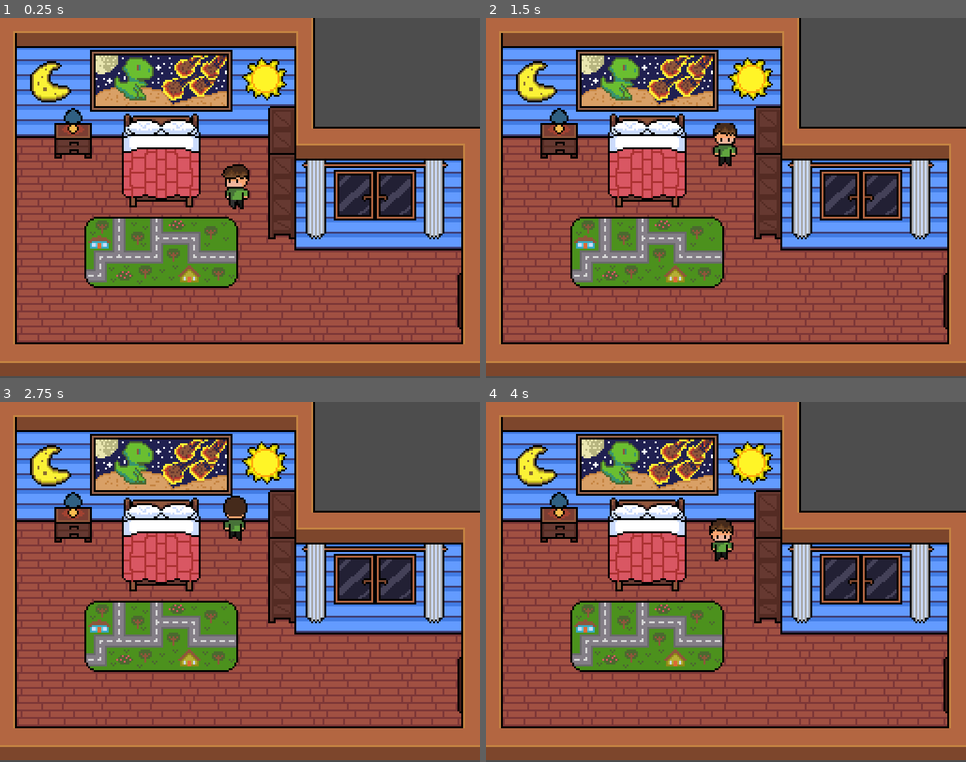
Above: before the commit, frames 1-4 (two rows, left to right).
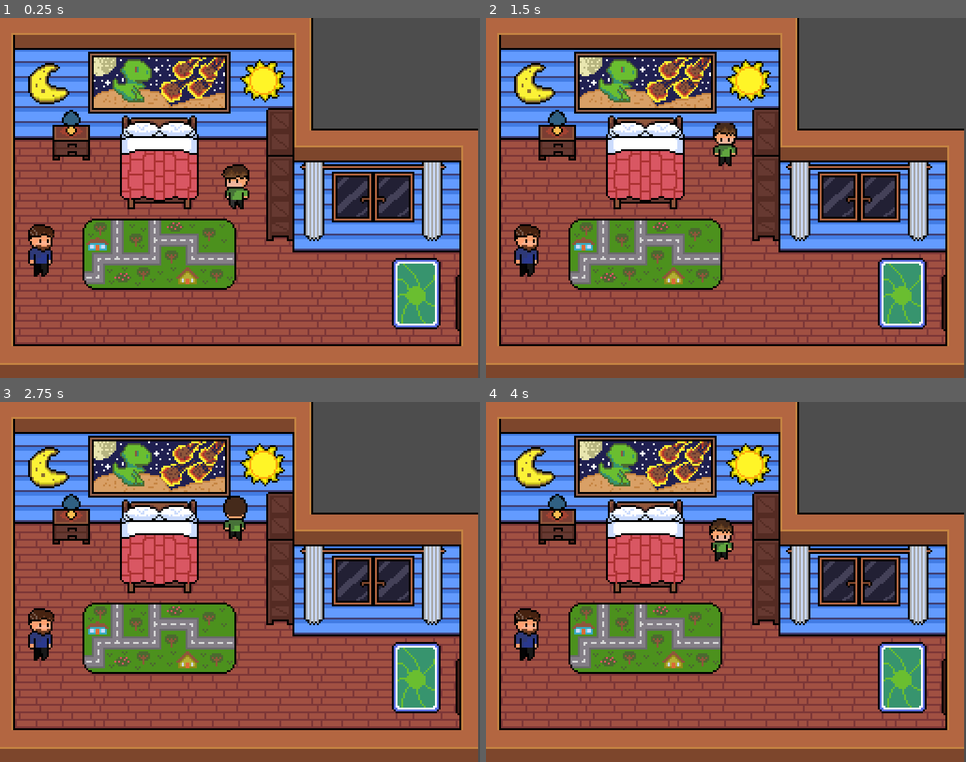
Above: after the commit, the same moments.

Repository: c-salviato/hardwaregame
Game: Godot game, scene res://Fases/FaseInicial.tscn
Same seed, same stepped clock (60 frames per second), same inputs: the game is played once before the commit and once after it. The engine's default icon, where the game draws it, is replaced by a stand-in: a white triangle on a blue panel in a dark square.
Inputs:
- Up to frame 1 (0.25 s): no input
- Up to frame 2 (1.5 s): tap Enter (ui_accept) at 0.5, 0.77 s; hold W (andar_cima) 0.53-1.28 s; tap E (interagir, bound only after the commit) at 0.6 s; hold S (andar_baixo) from 1.28 s (still down); tap D (andar_dir) at 1.35 s
- Up to frame 3 (2.75 s): tap Enter (ui_accept) at 1.52 s; tap E (interagir, bound only after the commit) at 1.55, 2.3 s; release S (andar_baixo) at 2.03 s; hold W (andar_cima) from 2.03 s (still down); tap A (andar_esq) at 2.1 s
- Up to frame 4 (4 s): tap E (interagir, bound only after the commit) at 2.85, 3.6 s; tap Enter (ui_accept) at 3.02, 3.77 s; release W (andar_cima) at 3.53 s; hold S (andar_baixo) from 3.53 s (still down)

The runs differ from the first frame. In frame 1, 42% of the frame differs, in the area x 0-100%, y 0-100%; in frame 2, 42%; in frame 3, 42%; in frame 4, 42%.

Commit message:
criando estrutura de seleção de fase
foi criado a estrutura de seleção de fase, tambem aproveitei e inseri o personagem pai e o portal funcionando para acessar as 6 fases, puxando os ícones quando apertado  a tecla"E"

Diff:
--- a/techquest/Dialogo/DialogScreen.tscn
+++ b/techquest/EstruturasTSCN/DialogScreen.tscn
@@ -1,6 +1,6 @@
 [gd_scene format=3 uid="uid://bfb660loc3io6"]
 
-[ext_resource type="Script" uid="uid://dfgcdg5ovt483" path="res://cenario/tela_dialogo.gd" id="1_2n4yd"]
+[ext_resource type="Script" uid="uid://dfgcdg5ovt483" path="res://scripts/dialogo/tela_dialogo.gd" id="1_2n4yd"]
 [ext_resource type="FontFile" uid="uid://c3ksgjhny4rqw" path="res://fontes/bookxel.ttf" id="1_p5i70"]
 
 [sub_resource type="LabelSettings" id="LabelSettings_2n4yd"]
--- /dev/null
+++ b/techquest/EstruturasTSCN/TelaDialogo.tscn
@@ -0,0 +1,10 @@
+[gd_scene format=3 uid="uid://xlp7xrsvmf6v"]
+
+[ext_resource type="Script" uid="uid://dfgcdg5ovt483" path="res://scripts/dialogo/tela_dialogo.gd" id="1_8gmfi"]
+
+[node name="DialogScreen" type="Control" unique_id=671776013]
+layout_mode = 3
+anchors_preset = 0
+offset_right = 40.0
+offset_bottom = 40.0
+script = ExtResource("1_8gmfi")
--- /dev/null
+++ b/techquest/EstruturasTSCN/TelaMenu.tscn
@@ -0,0 +1,79 @@
+[gd_scene format=3 uid="uid://clt28mkha8p5k"]
+
+[ext_resource type="Texture2D" uid="uid://egut84k7bvyt" path="res://assets/sprites/GUI/menu_portal/spritesheet_motherboard.png" id="1_li2s8"]
+[ext_resource type="Script" uid="uid://cla2b22ungiwo" path="res://scripts/Lobby/SelecaoFase.gd" id="1_we6hv"]
+
+[sub_resource type="AtlasTexture" id="AtlasTexture_we6hv"]
+atlas = ExtResource("1_li2s8")
+region = Rect2(0, 0, 11, 0)
+
+[sub_resource type="AtlasTexture" id="AtlasTexture_yugpj"]
+atlas = ExtResource("1_li2s8")
+region = Rect2(11, 0, 11, 13)
+
+[node name="CenaMenu" type="Control" unique_id=2027621362]
+layout_mode = 3
+anchors_preset = 15
+anchor_right = 1.0
+anchor_bottom = 1.0
+grow_horizontal = 2
+grow_vertical = 2
+script = ExtResource("1_we6hv")
+
+[node name="FundoMenu" type="ColorRect" parent="." unique_id=1507258044]
+custom_minimum_size = Vector2(256, 20)
+layout_mode = 1
+anchors_preset = 7
+anchor_left = 0.5
+anchor_top = 1.0
+anchor_right = 0.5
+anchor_bottom = 1.0
+offset_left = -129.0
+offset_top = -40.0
+offset_right = 127.0
+grow_horizontal = 2
+grow_vertical = 0
+color = Color(0, 0, 0, 0.6)
+
+[node name="CenterContainer" type="CenterContainer" parent="FundoMenu" unique_id=633620215]
+layout_mode = 0
+offset_right = 257.0
+offset_bottom = 40.0
+
+[node name="GridContainer" type="GridContainer" parent="FundoMenu/CenterContainer" unique_id=184240137]
+light_mask = 0
+visibility_layer = 63
+layout_mode = 2
+theme_override_constants/h_separation = 30
+theme_override_constants/v_separation = 12
+columns = 6
+
+[node name="Fase1" type="TextureButton" parent="FundoMenu/CenterContainer/GridContainer" unique_id=1089925437]
+layout_mode = 2
+texture_normal = SubResource("AtlasTexture_we6hv")
+texture_hover = SubResource("AtlasTexture_yugpj")
+
+[node name="Fase2" type="TextureButton" parent="FundoMenu/CenterContainer/GridContainer" unique_id=1979786911]
+layout_mode = 2
+texture_normal = SubResource("AtlasTexture_we6hv")
+texture_hover = SubResource("AtlasTexture_yugpj")
+
+[node name="Fase3" type="TextureButton" parent="FundoMenu/CenterContainer/GridContainer" unique_id=1994629405]
+layout_mode = 2
+texture_normal = SubResource("AtlasTexture_we6hv")
+texture_hover = SubResource("AtlasTexture_yugpj")
+
+[node name="Fase4" type="TextureButton" parent="FundoMenu/CenterContainer/GridContainer" unique_id=822438700]
+layout_mode = 2
+texture_normal = SubResource("AtlasTexture_we6hv")
+texture_hover = SubResource("AtlasTexture_yugpj")
+
+[node name="Fase5" type="TextureButton" parent="FundoMenu/CenterContainer/GridContainer" unique_id=1825818279]
+layout_mode = 2
+texture_normal = SubResource("AtlasTexture_we6hv")
+texture_hover = SubResource("AtlasTexture_yugpj")
+
+[node name="Fase6" type="TextureButton" parent="FundoMenu/CenterContainer/GridContainer" unique_id=551006871]
+layout_mode = 2
+texture_normal = SubResource("AtlasTexture_we6hv")
+texture_hover = SubResource("AtlasTexture_yugpj")
--- a/techquest/Fases/FaseInicial.tscn
+++ b/techquest/Fases/FaseInicial.tscn
@@ -1,9 +1,13 @@
 [gd_scene format=3 uid="uid://cwpjjstto1s2x"]
 
-[ext_resource type="Script" uid="uid://25bimjhfpwwr" path="res://Fases/fase_inicial.gd" id="1_p1far"]
+[ext_resource type="Script" uid="uid://25bimjhfpwwr" path="res://scripts/Lobby/fase_inicial.gd" id="1_p1far"]
 [ext_resource type="Texture2D" uid="uid://dkox5lf6xqgd1" path="res://assets/sprites/cenas/lobby/sprite_cena01.png" id="2_tj21c"]
-[ext_resource type="Script" uid="uid://ckthv0iplhm21" path="res://cenario/player.gd" id="3_2ipsw"]
-[ext_resource type="Texture2D" uid="uid://ifsjcqicjosm" path="res://assets/sprites/player/animacoes_player.png" id="4_xfxak"]
+[ext_resource type="Script" uid="uid://ckthv0iplhm21" path="res://scripts/player/player.gd" id="3_2ipsw"]
+[ext_resource type="Texture2D" uid="uid://ueqrbee0c2vy" path="res://assets/sprites/player/animacoes_player.png" id="4_xfxak"]
+[ext_resource type="Texture2D" uid="uid://bpcub4qjuxctx" path="res://assets/sprites/cenas/lobby/objetos_de_cena/sprite_dad.png" id="5_tj21c"]
+[ext_resource type="Texture2D" uid="uid://dyw6hurtw4bcj" path="res://assets/sprites/cenas/lobby/objetos_de_cena/spritesheet_portal.png" id="6_2ipsw"]
+[ext_resource type="Script" uid="uid://h0htxp6xebsf" path="res://scripts/Lobby/portal/portal.gd" id="6_xfxak"]
+[ext_resource type="PackedScene" uid="uid://clt28mkha8p5k" path="res://EstruturasTSCN/TelaMenu.tscn" id="7_o2tcx"]
 
 [sub_resource type="AtlasTexture" id="AtlasTexture_q5nh6"]
 atlas = ExtResource("4_xfxak")
@@ -139,15 +143,50 @@
 [sub_resource type="RectangleShape2D" id="RectangleShape2D_5wwro"]
 size = Vector2(20, 15)
 
+[sub_resource type="RectangleShape2D" id="RectangleShape2D_2ipsw"]
+size = Vector2(14, 28)
+
+[sub_resource type="AtlasTexture" id="AtlasTexture_db4v7"]
+atlas = ExtResource("6_2ipsw")
+region = Rect2(0, 0, 26, 38)
+
+[sub_resource type="AtlasTexture" id="AtlasTexture_n0w85"]
+atlas = ExtResource("6_2ipsw")
+region = Rect2(26, 0, 26, 38)
+
+[sub_resource type="AtlasTexture" id="AtlasTexture_60g38"]
+atlas = ExtResource("6_2ipsw")
+region = Rect2(52, 0, 26, 38)
+
+[sub_resource type="SpriteFrames" id="SpriteFrames_r6yeg"]
+animations = [{
+"frames": [{
+"duration": 1.0,
+"texture": SubResource("AtlasTexture_db4v7")
+}, {
+"duration": 1.0,
+"texture": SubResource("AtlasTexture_n0w85")
+}, {
+"duration": 1.0,
+"texture": SubResource("AtlasTexture_60g38")
+}],
+"loop": true,
+"name": &"default",
+"speed": 5.0
+}]
+
+[sub_resource type="RectangleShape2D" id="RectangleShape2D_o2tcx"]
+size = Vector2(24, 36)
+
 [node name="FaseInicial" type="Node2D" unique_id=1229129315 node_paths=PackedStringArray("_hud")]
 script = ExtResource("1_p1far")
 _hud = NodePath("HUD")
 
 [node name="SpriteCena01" type="Sprite2D" parent="." unique_id=1595667187]
-position = Vector2(128, 95)
+position = Vector2(127, 96)
 texture = ExtResource("2_tj21c")
 
-[node name="Player" type="CharacterBody2D" parent="." unique_id=682922607]
+[node name="Player" type="CharacterBody2D" parent="." unique_id=682922607 groups=["player"]]
 position = Vector2(126, 90)
 script = ExtResource("3_2ipsw")
 
@@ -197,3 +236,26 @@
 shape = SubResource("RectangleShape2D_5wwro")
 
 [node name="HUD" type="CanvasLayer" parent="." unique_id=1122236923]
+
+[node name="Pai" type="CharacterBody2D" parent="." unique_id=607680653]
+position = Vector2(22, 124)
+wall_min_slide_angle = 0.26703537
+
+[node name="SpriteDad" type="Sprite2D" parent="Pai" unique_id=1078922849]
+texture = ExtResource("5_tj21c")
+
+[node name="CollisionShape2D" type="CollisionShape2D" parent="Pai" unique_id=719355964]
+shape = SubResource("RectangleShape2D_2ipsw")
+
+[node name="Portal" type="Area2D" parent="." unique_id=526402990]
+position = Vector2(222, 147)
+script = ExtResource("6_xfxak")
+destination_scene = ExtResource("7_o2tcx")
+
+[node name="AnimatedSprite2D" type="AnimatedSprite2D" parent="Portal" unique_id=672576649]
+sprite_frames = SubResource("SpriteFrames_r6yeg")
+
+[node name="ColiPortal" type="CollisionShape2D" parent="Portal" unique_id=1559382659]
+shape = SubResource("RectangleShape2D_o2tcx")
+
+[node name="CanvasLayer" type="CanvasLayer" parent="Portal" unique_id=1034233893]
--- a/techquest/cenario/TelaDialogo.tscn
+++ /dev/null
@@ -1,13 +0,0 @@
-[gd_scene format=3 uid="uid://cjeq0oyupdk8g"]
-
-[ext_resource type="Script" uid="uid://dfgcdg5ovt483" path="res://cenario/tela_dialogo.gd" id="1_8gmfi"]
-
-[node name="DialogScreen" type="Control" unique_id=671776013 node_paths=PackedStringArray("_nome", "_dialogo", "_faceset")]
-layout_mode = 3
-anchors_preset = 0
-offset_right = 40.0
-offset_bottom = 40.0
-script = ExtResource("1_8gmfi")
-_nome = NodePath("")
-_dialogo = NodePath("")
-_faceset = NodePath("")
--- a/techquest/project.godot
+++ b/techquest/project.godot
@@ -25,11 +25,15 @@
 
 folder_colors={
 "res://Dialogo/": "pink",
+"res://EstruturasTSCN/": "orange",
 "res://Fases/": "gray",
 "res://assets/": "teal",
-"res://cenario/": "orange",
 "res://fontes/": "red"
 }
+
+[global_group]
+
+player=""
 
 [input]
 
@@ -57,6 +61,12 @@
 , Object(InputEventKey,"resource_local_to_scene":false,"resource_name":"","device":-1,"window_id":0,"alt_pressed":false …(186 unchanged characters)…
 ]
 }
+interagir={
+"deadzone": 0.2,
+"events": [Object(InputEventKey,"resource_local_to_scene":false,"resource_name":"","device":-1,"window_id":0,"alt_pressed":false,"shift_pressed":false,"ctrl_pressed":false,"meta_pressed":false,"pressed":false,"keycode":0,"physical_keycode":69,"key_label":0,"unicode":101,"location":0,"echo":false,"script":null)
+, Object(InputEventKey,"resource_local_to_scene":false,"resource_name":"","device":-1,"window_id":0,"alt_pressed":false,"shift_pressed":false,"ctrl_pressed":false,"meta_pressed":false,"pressed":false,"keycode":0,"physical_keycode":32,"key_label":0,"unicode":32,"location":0,"echo":false,"script":null)
+]
+}
 
 [physics]
 
--- /dev/null
+++ b/techquest/scripts/Lobby/SelecaoFase.gd
@@ -0,0 +1,27 @@
+extends Control
+
+# lista com o caminho de cada cena de fase na ordem
+# ajusta os caminhos conforme seus arquivos
+@export var fases: Array[String] = [
+	"res://cenario/Fase1.tscn",
+	#"res://cenario/Fase2.tscn",
+	#"res://cenario/Fase3.tscn",
+	#"res://cenario/Fase4.tscn",
+	#"res://cenario/Fase5.tscn",
+	#"res://cenario/Fase6.tscn",
+]
+
+func _ready():
+	# percorre os 6 botões e conecta o clique de cada um
+	#tem que ir atualizando conforme coloca as fases
+
+	for i in range(1):
+		# busca o botão pelo nome — Fase1, Fase2, etc
+		var botao = get_node("FundoMenu/CenterContainer/GridContainer/Fase" + str(i + 1))
+		# conecta o sinal pressed passando o índice pra saber qual fase abrir
+		botao.pressed.connect(_on_fase_selecionada.bind(i))
+
+# chamada quando qualquer botão de fase for clicado
+func _on_fase_selecionada(indice: int):
+	# usa o índice pra pegar o caminho certo na lista e trocar de cena
+	get_tree().change_scene_to_file(fases[indice])
--- a/techquest/Fases/fase_inicial.gd
+++ b/techquest/scripts/Lobby/fase_inicial.gd
@@ -1,6 +1,6 @@
 extends Node2D
 class_name LevelInical
-const _DIALOG_SCREEN: PackedScene = preload("res://Dialogo/DialogScreen.tscn")
+const _DIALOG_SCREEN: PackedScene = preload("res://EstruturasTSCN/DialogScreen.tscn")
 #aqui a gente cria os diálogos
 var _dialog_data: Dictionary ={
 	0:{
--- a/techquest/cenario/color_rect.gd
+++ b/techquest/scripts/Lobby/portal/corpo_portal.gd
@@ -1,10 +1,9 @@
-extends ColorRect
+extends StaticBody2D
 
-
+@onready var anim = $Animacao
 # Called when the node enters the scene tree for the first time.
 func _ready() -> void:
-	pass # Replace with function body.
-
+	anim.play("default")
 
 # Called every frame. 'delta' is the elapsed time since the previous frame.
 func _process(delta: float) -> void:
--- /dev/null
+++ b/techquest/scripts/Lobby/portal/portal.gd
@@ -0,0 +1,34 @@
+extends Area2D
+
+#caminho q vai levar o jogador pra seleção de fases
+@export var destination_scene: PackedScene
+#var pra ver se o jogador ta dentro do portal
+var player_inside: bool = false
+
+@onready var sprite_portal = $AnimatedSprite2D
+# referência ao CanvasLayer que vai segurar a tela de seleção
+@onready var canvas = $CanvasLayer
+
+func _ready():
+	body_entered.connect(_on_body_entered)
+	body_exited.connect(_on_body_exited)
+
+	sprite_portal.play("default")
+	set_process_input(true)
+
+#toda essa função é pra quando tiver a fase conectada
+func _process(_delta):
+	if player_inside and Input.is_action_just_pressed("interagir"):
+		# Instancia a tela de seleção por cima da cena atual
+		var tela = destination_scene.instantiate()
+		canvas.add_child(tela)
+
+func _on_body_entered(body: Node2D):
+	print("entrou: ", body.name)
+	if body.is_in_group("player"):
+		player_inside = true
+		print("jogador detectado!")
+
+func _on_body_exited(body: Node2D):
+	if body.is_in_group("player"):
+		player_inside = false
--- a/techquest/cenario/tela_dialogo.gd
+++ b/techquest/scripts/dialogo/tela_dialogo.gd
@@ -44,4 +44,3 @@
 		#cria o temporizador, pra ficar mostrando a msg dependendo do tempo (step)
 		await get_tree().create_timer(_step).timeout
 		_dialogo.visible_characters +=1
-		pass
Not shown, added: techquest/assets/sprites/cenas/level01/objetos de cena/spritesheet_car.png.import
Not shown, added: techquest/assets/sprites/cenas/level01/rua_level01.png.import
Not shown, added: techquest/assets/sprites/cenas/lobby/objetos_de_cena/sprite_dad.png.import
Not shown, added: techquest/assets/sprites/cenas/lobby/objetos_de_cena/spritesheet_portal.png.import
Not shown, added: techquest/assets/sprites/player/animacoes_player.png.import
Empty file removed: techquest/cenario/animacao.gd
Not shown, removed: techquest/cenario/animacao.gd.uid
Not shown, removed: techquest/cenario/color_rect.gd.uid
Not shown, added: techquest/scripts/Lobby/SelecaoFase.gd.uid
Renamed: techquest/Fases/fase_inicial.gd.uid -> techquest/scripts/Lobby/fase_inicial.gd.uid
Not shown, added: techquest/scripts/Lobby/portal/corpo_portal.gd.uid
Not shown, added: techquest/scripts/Lobby/portal/portal.gd.uid
(and 3 more such lines)
